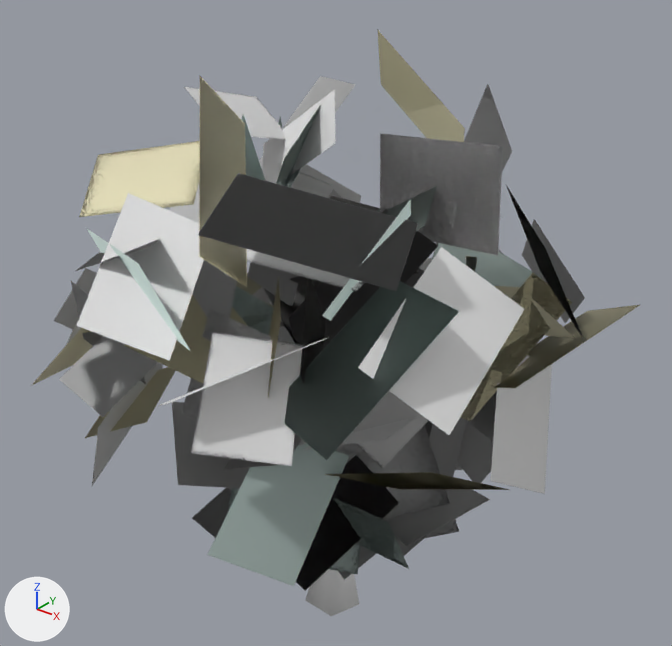
The glTF model public/models/homes/tree-maple-lite.lod0.glb as it was, and as the next commit left it.
Both versions are drawn from a camera (50 mm lens) standing at (3.18, -3.76, 4.48) and looking at (0.04, 0.17, 2.05). Every picture has the same lights, and +X, +Y and +Z are marked at lower left. The first picture is the older version. Vertices at exactly the same position are counted once.

Names of what the first picture shows: 'tree-maple-lite'.
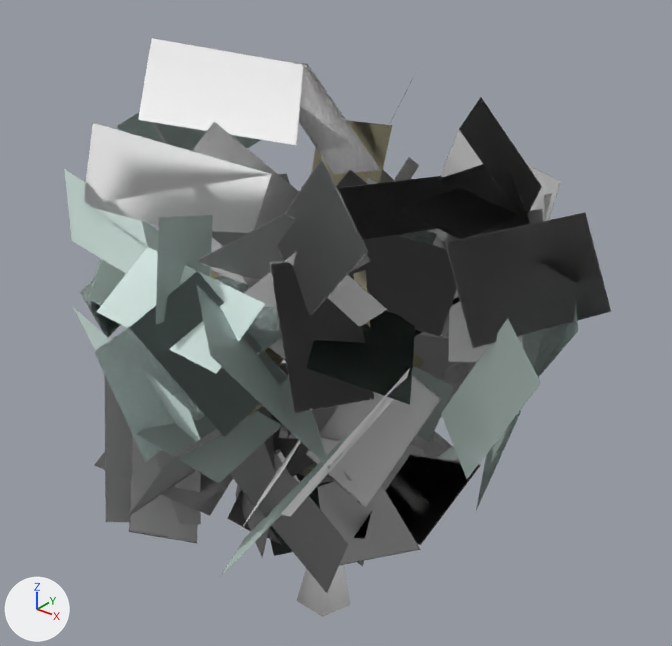
The edits, one by one:
me_tree_maple_lite is used by ob_tree_maple_lite; location (0.0, 0.0, 1.823); scale (1.83, 1.83, 1.83).
me_tree_maple_lite had 595 vertices, 670 faces and spanned x -0.89..0.89, y -0.86..0.86, z -1.0..1.0.
me_tree_maple_lite now has 595 vertices, 670 faces and spans x -0.87..0.87, y -0.86..0.86, z -1.0..1.0.
me_tree_maple_lite part 1: the loose piece of 30 vertices spanning x -0.06..0.14, y -0.03..0.16, z -1.0..-0.27 is moved by (-0.02, -0.02, 0.0).
me_tree_maple_lite part 2: the loose piece of 17 vertices spanning x 0.02..0.13, y -0.24..0.09, z -0.66..-0.17 is moved by (-0.02, -0.02, 0.0).
me_tree_maple_lite part 3: 514 of 595 vertices moved; they spanned x -0.89..0.89, y -0.86..0.86, z -0.68..1.0 and now span x -0.87..0.87, y -0.86..0.86, z -0.72..1.0; mean shift (0.0, 0.0, -0.03); largest move (-0.1, 0.46, 0.99) -> (-0.44, -0.04, -0.54).
Other edits to the shape of me_tree_maple_lite do not show in these pictures.
Object 'tree-maple-lite' (ob_tree_maple_lite) moves from (0.0, 0.0, 1.823) to (0.0, 0.0, 1.828).
Object 'tree-maple-lite' (ob_tree_maple_lite) is rescaled from (1.83, 1.83, 1.83) to (1.84, 1.84, 1.84).

Where the change shows, as pixel boxes (x1, y1, x2, y2) in the pictures (672 x 646 px; the box of a moved part takes in the faces that stretch with it):
'tree-maple-lite', reshaped, moved, rescaled (10% narrower): before (32, 29, 640, 616); after (64, 38, 611, 617)
part 1 of me_tree_maple_lite, moved or reshaped: before (305, 569, 359, 616); after (297, 565, 351, 617)
part 2 of me_tree_maple_lite, moved or reshaped (not visible before): after (275, 449, 300, 483)
part 3 of me_tree_maple_lite, moved or reshaped: before (71, 29, 575, 590); after (64, 97, 577, 566)
